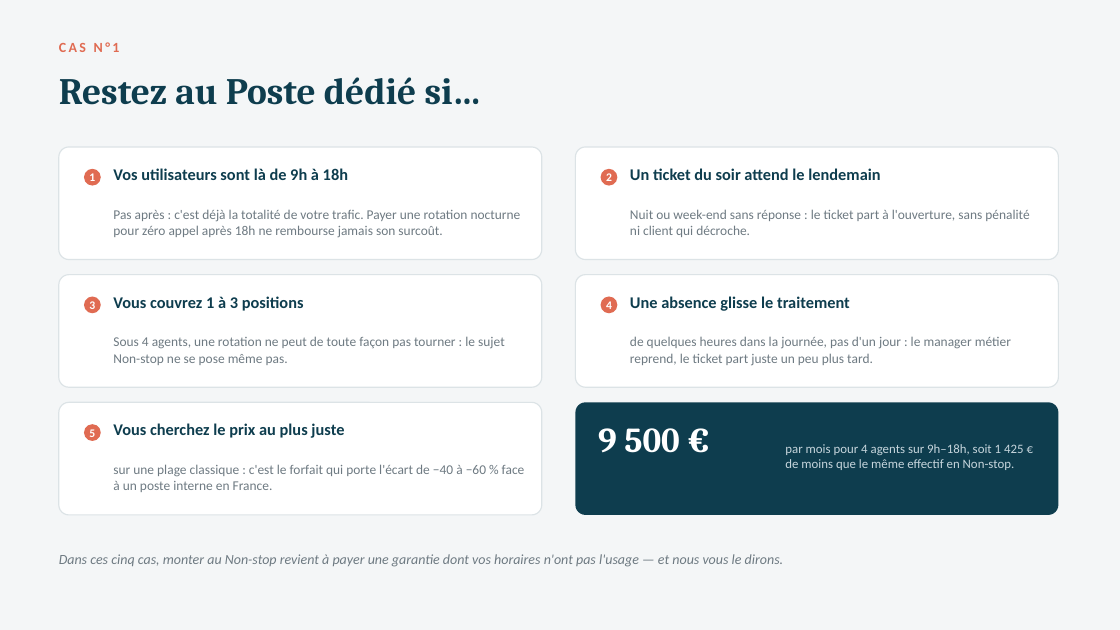
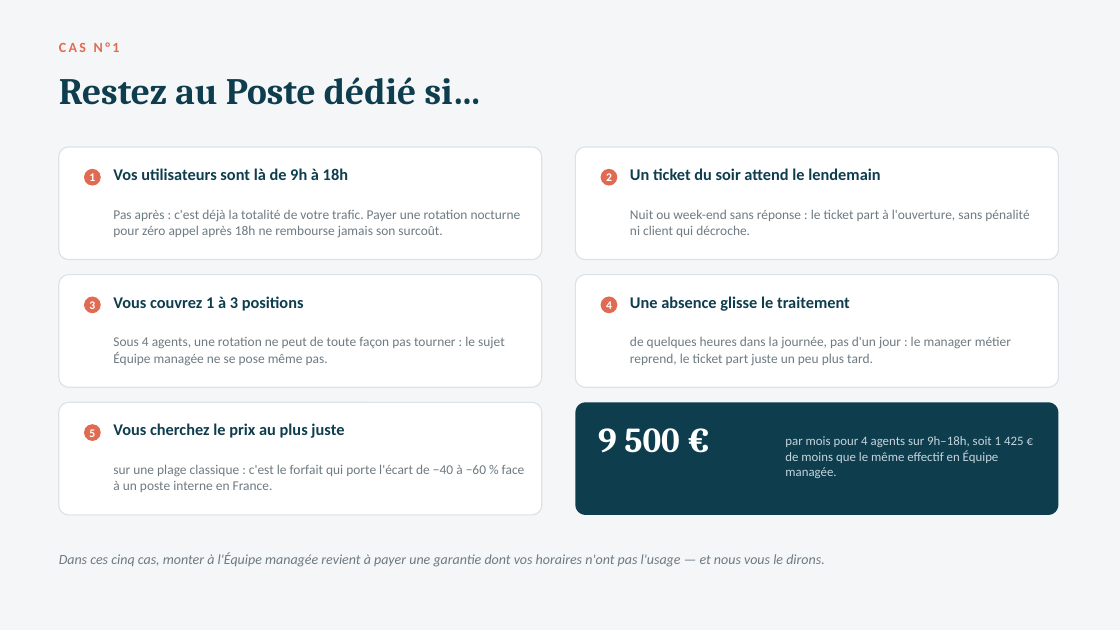
Before and after one commit to valerienvalerien/Salve2, a slide deck: slide 3 of 04-Closing/PLAQUETTE-DEDIE-VS-NONSTOP.pptx. Drawn at 1120x630 pixels with LibreOffice and Linux fonts; fonts in the diff are those of the drawing. Boxes give left, top, right and bottom in pixels: in the first picture for what was removed or moved away, otherwise in the second. Text is boxed around its words. In the diff, an @@ line names an element or a change of style, - is before the commit and + after.

```diff
--- a/04-Closing/PLAQUETTE-DEDIE-VS-NONSTOP.pptx
+++ b/04-Closing/PLAQUETTE-DEDIE-VS-NONSTOP.pptx
@@ text at <box>113,336,505,365</box>: text changed @@
-Sous 4 agents, une rotation ne peut de toute façon pas tourner : le sujet Non-stop ne se pose même pas.
+Sous 4 agents, une rotation ne peut de toute façon pas tourner : le sujet Équipe managée ne se pose même pas.
@@ text at <box>785,436,1024,478</box>: text changed @@
-par mois pour 4 agents sur 9h–18h, soit 1 425 € de moins que le même effectif en Non-stop.
+par mois pour 4 agents sur 9h–18h, soit 1 425 € de moins que le même effectif en Équipe managée.
@@ text at <box>59,552,824,567</box>: text changed @@
-Dans ces cinq cas, monter au Non-stop revient à payer une garantie dont vos horaires n'ont pas l'usage — et nous vous le dirons.
+Dans ces cinq cas, monter à l'Équipe managée revient à payer une garantie dont vos horaires n'ont pas l'usage — et nous vous le dirons.
```
Also in this commit, not shown: 7 other slides changed, 9 other files.
